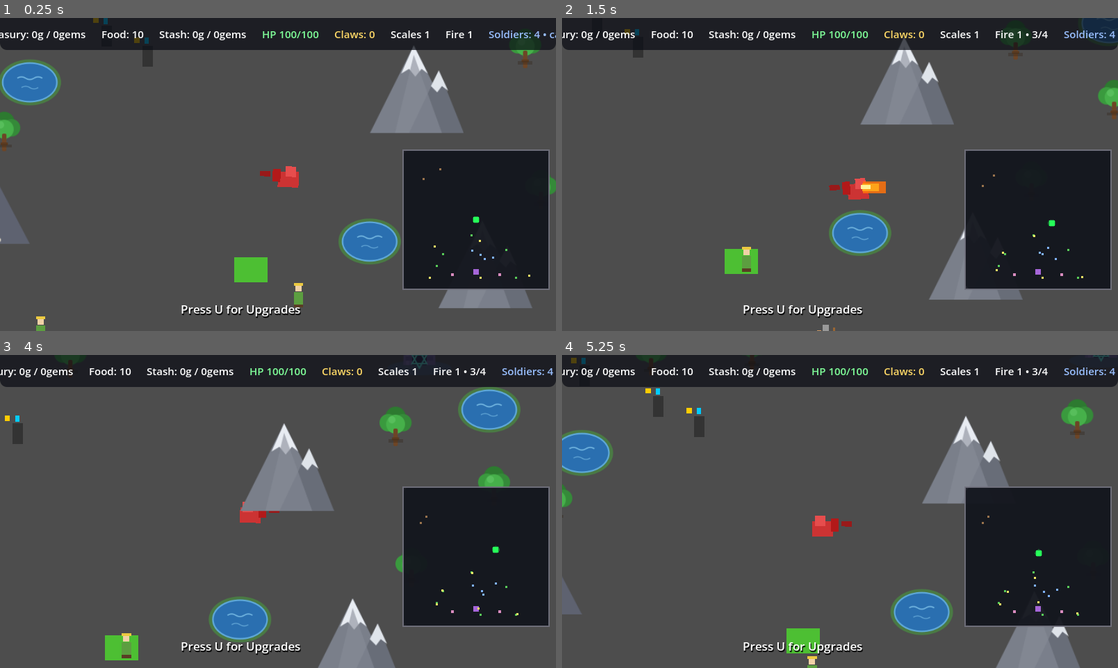
Above: before the commit, frames 1-4 (two rows, left to right).
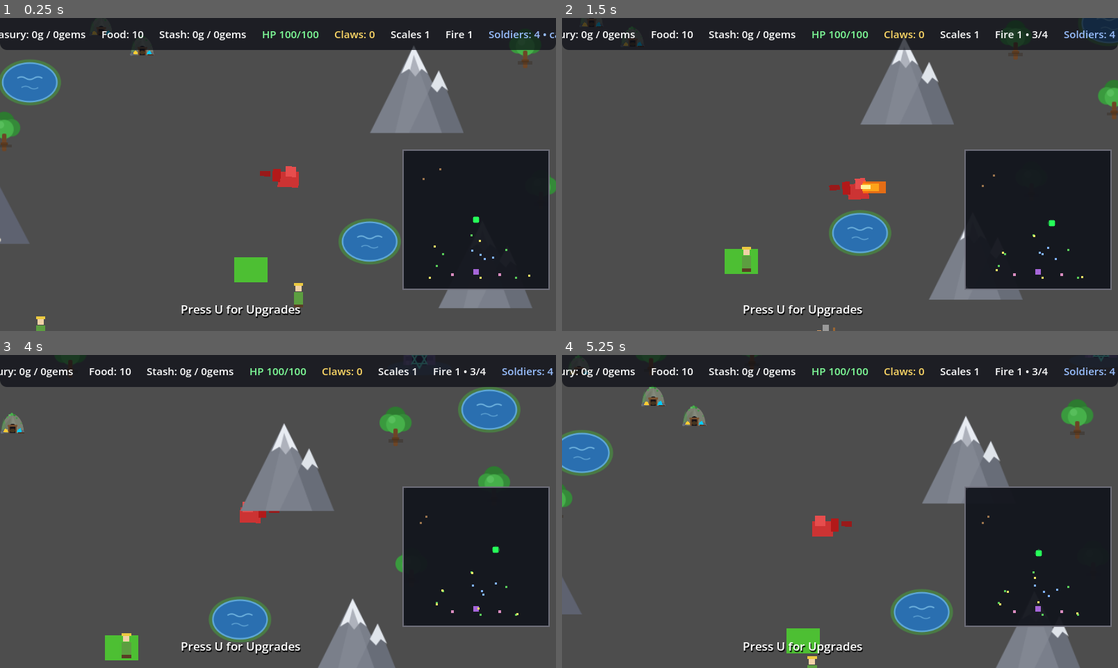
Above: after the commit, the same moments.

Repository: hyperdrive/dragonheart
Game: Godot game, scene res://scenes/main/Main.tscn
The game is run twice, just before and just after one commit, with the same random seed, the same clock (stepped at 60 frames per second) and the same inputs.
Inputs:
- Up to frame 1 (0.25 s): no input
- Up to frame 2 (1.5 s): tap U at 0.5, 1.25 s; hold D (move_right) 0.53-1.28 s; hold E (eat) 0.53-1.28 s; hold S (move_down) from 1.28 s (still down); tap Space (fire) at 1.35 s
- Up to frame 3 (4 s): tap U at 2, 2.75, 3.5 s; release S (move_down) at 2.03 s; hold D (move_right) 2.03-2.78 s; tap 1 at 2.1 s; hold W (move_up) 2.78-3.53 s; tap 2 at 2.85 s; hold A (move_left) from 3.53 s (still down); tap 3 at 3.6 s
- Up to frame 4 (5.25 s): tap U at 4.25 s; tap 4 at 4.35 s; release A (move_left) at 5.03 s; hold S (move_down) from 5.03 s (still down); tap 5 at 5.1 s

The runs differ from the first frame. In frame 1, 0.2% of the frame differs, in the area x 16-28%, y 0-16%; in frame 2, 0.1%; in frame 3, 0.3%; in frame 4, 0.6%, in the area x 1-26%, y 0-27%.

Commit message:
Mine hill redesign + NPC flee wobble + miner pickaxe + flee border clamp
User reports: Mines look terrible (flat gray boxes); miners occasionally
stuck on the map border; wants mining (pickaxe hammering) and fleeing
(wobbly cartoonish run, foot-to-foot hops) animations.

Mine redesign: new assets/sprites/mine.svg — grassy hill dome, timber-
framed entrance arch with warm glow, boulders, spoil heap, mini rail,
palette matched to mountain/lair/tree. Mine.tscn rebuilt around a Hill
Sprite2D; the script-controlled Gold/Gems toggles became ore piles
flanking the arch (node names load-bearing, Mine.gd untouched).
Gotcha fixed on the way: free-text ## prose inside a .tscn corrupts node
parsing (silent subtree renaming) — Godot scene comments are ';'.

Flee animation (BaseNPC, all types): code-driven cartoon run on the
Sprite container — 9Hz foot-to-foot hop (±4.5px), ±0.18rad lean wobble,
squash on landings (scale.y −12%), instant reset to rest pose when not
fleeing. No spritesheet rig needed; composites mirror cleanly with the
existing facing flip.

Mining animation (Miner): during the 'mine' WORKING phase the Pick
ColorRect hammers — pivot at the handle top, raise→slam arc −62°→+12°
at 2.2Hz, warm modulate flash at the bottom of each slam, small body
dip; clean reset when not working.

Flee border clamp: the escape vector in check_danger now routes through
WorldManager.clamp_into_playfield() — a runner pressed toward the
boundary gets a slide-along-the-wall target instead of a pin-point into
the walls (the 'stuck on the border' face). BehaviorTree's world ref is
deliberately UNTYPED: a typed field there creates the WorldManager→
Miner.tscn→Miner.gd preload cycle and breaks compilation (caught by
check-only probes).

Probes: 8 mines carry Hill + visible ore piles; pick swings during WORKING
and resets; wobble engages ≤240 frames of flee and resets exactly to rest;
flee target clamps at ±708 with a cornered dragon-pressed farmer.
4800-frame regression: 0 script errors, economy flowed. Rendered
screenshot review: mine cluster reads as a hill range. GAME-SPEC §11
presentation notes + gotchas updated.

Diff:
--- /dev/null
+++ b/assets/sprites/mine.svg
@@ -0,0 +1,36 @@
+<svg xmlns="http://www.w3.org/2000/svg" width="64" height="64" viewBox="0 0 64 64">
+  <!-- Dragonheart mine: grassy hill with timber-framed entrance.
+       Palette matches mountain.svg / lair.svg / tree.svg (flat polygons;
+       rock grays #7a7f8a family, moss greens #3a9a3e family, timber
+       #6d4526/#7a5230, warm gold glow #ffb638). -->
+  <!-- hill dome -->
+  <path d="M2 62 C 2 34, 16 12, 32 12 C 48 12, 62 34, 62 62 Z" fill="#7a8071"/>
+  <!-- rocky facets -->
+  <path d="M32 16 L 50 62 L 26 62 Z" fill="#8a9082" opacity="0.55"/>
+  <path d="M12 40 C 18 30, 22 26, 28 22 L 20 62 L 8 62 Z" fill="#6a705f" opacity="0.5"/>
+  <!-- moss ridge -->
+  <path d="M2 62 C 2 44, 4 30, 9 22 C 16 40, 12 52, 8 62 Z" fill="#3a9a3e" opacity="0.35"/>
+  <circle cx="30" cy="12" r="4" fill="#46b04a"/>
+  <circle cx="24" cy="14" r="3" fill="#5ec563" opacity="0.85"/>
+  <circle cx="37" cy="14" r="3" fill="#358a39"/>
+  <circle cx="18" cy="20" r="2.5" fill="#46b04a" opacity="0.8"/>
+  <circle cx="43" cy="22" r="2.5" fill="#3a9a3e" opacity="0.85"/>
+  <circle cx="10" cy="34" r="2" fill="#46b04a" opacity="0.6"/>
+  <circle cx="55" cy="36" r="2" fill="#3a9a3e" opacity="0.6"/>
+  <!-- boulders at the base -->
+  <circle cx="7" cy="58" r="5" fill="#5e6470"/>
+  <circle cx="3" cy="60" r="3.5" fill="#686d78"/>
+  <circle cx="57" cy="58" r="4.5" fill="#5e6470"/>
+  <circle cx="61" cy="60" r="3" fill="#686d78"/>
+  <!-- timber-framed entrance arch -->
+  <path d="M23 62 v-16 a9 9 0 0 1 18 0 v16 z" fill="#171419"/>
+  <ellipse cx="32" cy="55" rx="7" ry="5" fill="#ffb638" opacity="0.2"/>
+  <rect x="21" y="42" width="4" height="20" fill="#6d4526"/>
+  <rect x="39" y="42" width="4" height="20" fill="#6d4526"/>
+  <rect x="19" y="40" width="26" height="5" rx="1" fill="#7a5230"/>
+  <!-- spoil heap + cart rail from the entrance -->
+  <path d="M46 62 L 50 54 L 54 62 Z" fill="#686d78"/>
+  <rect x="46" y="60" width="17" height="2.5" fill="#4a3626"/>
+  <rect x="48" y="59" width="2.5" height="4" fill="#5a3a20"/>
+  <rect x="55" y="59" width="2.5" height="4" fill="#5a3a20"/>
+</svg>
--- a/scenes/objects/Mine.tscn
+++ b/scenes/objects/Mine.tscn
@@ -1,6 +1,7 @@
-[gd_scene load_steps=2 format=3 uid="uid://d4x9c2e1n7f8g"]
+[gd_scene load_steps=4 format=3 uid="uid://d4x9c2e1n7f8g"]
 
 [ext_resource type="Script" path="res://scripts/objects/Mine.gd" id="1_q8w3p"]
+[ext_resource type="Texture2D" path="res://assets/sprites/mine.svg" id="2_hill_tex"]
 
 [sub_resource type="RectangleShape2D" id="1_mine_shape"]
 size = Vector2(30, 20)
@@ -25,7 +26,7 @@
 collision_mask = 2
 
 [node name="GoldCollision" type="CollisionShape2D" parent="GoldArea"]
-position = Vector2(-15, -35)
+position = Vector2(-13, -6)
 shape = SubResource("2_gold_shape")
 
 [node name="GemArea" type="Area2D" parent="."]
@@ -33,26 +34,22 @@
 collision_mask = 2
 
 [node name="GemCollision" type="CollisionShape2D" parent="GemArea"]
-position = Vector2(5, -35)
+position = Vector2(13, -6)
 shape = SubResource("3_gem_shape")
 
 [node name="Sprite" type="Node2D" parent="."]
 
-[node name="Entrance" type="ColorRect" parent="Sprite"]
-size = Vector2(30, 20)
-color = Color(0.3, 0.3, 0.3, 1.0)
+[node name="Hill" type="Sprite2D" parent="Sprite"]
+position = Vector2(0, -23)
+scale = Vector2(0.72, 0.72)
+texture = ExtResource("2_hill_tex")
 
-[node name="Shaft" type="ColorRect" parent="Sprite"]
-position = Vector2(0, -20)
-size = Vector2(20, 40)
-color = Color(0.2, 0.2, 0.2, 1.0)
+[node name="Gold" type="Polygon2D" parent="Sprite"]
+position = Vector2(-13, -6)
+color = Color(1, 0.8, 0.2, 1)
+polygon = PackedVector2Array(-5, 3, 5, 3, 3, -2, 0, -4, -3, -2)
 
-[node name="Gold" type="ColorRect" parent="Sprite"]
-position = Vector2(-15, -35)
-size = Vector2(10, 10)
-color = Color(1.0, 0.8, 0.0, 1.0)
-
-[node name="Gems" type="ColorRect" parent="Sprite"]
-position = Vector2(5, -35)
-size = Vector2(8, 12)
-color = Color(0.0, 0.8, 1.0, 1.0)
+[node name="Gems" type="Polygon2D" parent="Sprite"]
+position = Vector2(13, -6)
+color = Color(0, 0.8, 1, 1)
+polygon = PackedVector2Array(-5, 3, -2, -3, 2, -5, 5, 3)
--- a/scripts/main/WorldManager.gd
+++ b/scripts/main/WorldManager.gd
@@ -477,6 +477,15 @@
 		else spot
 
 
+## PUBLIC playfield clamp (2026-11-09): flee targets use it so an NPC pushed
+## toward the boundary keeps a slide-along-the-wall target instead of a pin-
+## point into the walls (the neighboring body keeps the pressure and the
+## runner wedges — "miners stuck on the border"). Same interior band as all
+## placement, padded by the caller's own radius.
+func clamp_into_playfield(pos: Vector2, self_radius := 0.0) -> Vector2:
+	return _clamp_to_interior(pos, self_radius)
+
+
 # --- spawn plumbing ---------------------------------------------------------
 
 ## Position rules: anchor INF → random on the map; spread 0 → anchor exact
--- a/scripts/npcs/BaseNPC.gd
+++ b/scripts/npcs/BaseNPC.gd
@@ -57,6 +57,14 @@
 ## left/right representation — composites mirror cleanly, see _apply_facing).
 var facing: int = 1
 
+## Flee wobble (2026-11-09): code-driven cartoon run on the Sprite container.
+const FLEE_BOUNCE_HZ := 9.0
+const FLEE_WOBBLE_RAD := 0.18
+const FLEE_HOP_PX := 4.5
+var _flee_phase := 0.0
+var _flee_animating := false
+var _sprite_home := Vector2.ZERO
+
 ## Burning status (see catch_fire). Guarded re-entry; killed behavior tree.
 var _burning_left: float = 0.0
 var _burn_move_timer: float = 0.0
@@ -68,6 +76,7 @@
 func _ready() -> void:
 	# sync health — subclasses MUST set max_health before calling super._ready()
 	health = max_health
+	_sprite_home = sprite.position if sprite != null else Vector2.ZERO
 	home_position = global_position
 	town_position = global_position + Vector2(0, 200)
 	mine_position = global_position + Vector2(0, -200)
@@ -87,6 +96,33 @@
 		return
 	if is_alive and behavior_tree != null:
 		behavior_tree.tick(delta)
+	_animate_flee(delta)
+
+# --- flee wobble (2026-11-09) -------------------------------------------------
+
+## Code-driven cartoon run (no spritesheet rig): while FLEEING with actual
+## velocity, the whole Sprite container hops foot-to-foot (alternating
+## bounce), leans into a wobble, and squashes on each landing. Defaults
+## back to rest pose the frame it's not fleeing. All NPCs inherit it.
+func _animate_flee(delta: float) -> void:
+	if sprite == null:
+		return
+	var running: bool = is_alive and _burning_left <= 0.0 \
+		and behavior_tree != null \
+		and behavior_tree.state == BehaviorTree.State.FLEEING \
+		and velocity.length() > 5.0
+	if running:
+		_flee_animating = true
+		_flee_phase += delta * TAU * FLEE_BOUNCE_HZ
+		sprite.position = _sprite_home + Vector2(0.0,
+			-absf(sin(_flee_phase)) * FLEE_HOP_PX)
+		sprite.rotation = sin(_flee_phase * 0.5) * FLEE_WOBBLE_RAD
+		sprite.scale.y = 1.0 - 0.12 * maxf(0.0, cos(_flee_phase))
+	elif _flee_animating:
+		_flee_animating = false
+		sprite.rotation = 0.0
+		sprite.position = _sprite_home
+		sprite.scale.y = 1.0
 
 # --- ablaze status -----------------------------------------------------------
 
--- a/scripts/npcs/BehaviorTree.gd
+++ b/scripts/npcs/BehaviorTree.gd
@@ -136,6 +136,20 @@
 
 # --- StuckMonitor bridges (world supervision, decision 2026-11-09) -----------
 
+## Lazy world cache for target clamping (playfield band), set once.
+## Deliberately UNTYPED: a WorldManager annotation here would add a compile
+## edge BehaviorTree→WorldManager and break the WorldManager→Miner.tscn→
+## Miner.gd preload cycle (ext_resource "non-existent" parse error).
+var _world_cache = null
+var _world_cache_checked := false
+
+func _cached_world():
+	if not _world_cache_checked:
+		_world_cache_checked = true
+		_world_cache = get_tree() \
+			.get_first_node_in_group("world_manager")
+	return _world_cache
+
 ## World-level watchdog: force the tangent-hop detour without waiting for
 ## the tree's own stuck window (same math, superseding trigger).
 func force_detour() -> void:
@@ -189,7 +203,14 @@
 		if dist < npc.danger_radius:
 			# Refresh the escape vector while still too close.
 			var away := (npc.global_position - dragon.global_position).normalized()
-			npc.flee_target = npc.global_position + away * npc.safe_radius
+			var target := npc.global_position + away * npc.safe_radius
+			# Border fix (2026-11-09): clamp the escape inside the playfield
+			# band so the runner slides along boundary walls instead of
+			# pinning into them while the dragon keeps up the pressure.
+			var world: Variant = _cached_world()
+			if world != null:
+				target = world.clamp_into_playfield(target, 12.0)
+			npc.flee_target = target
 	var flee_speed := npc.speed * npc.flee_speed_multiplier
 	# Detour hop takes precedence over the raw escape vector.
 	var flee_direction_target := npc.flee_target
--- a/scripts/npcs/Miner.gd
+++ b/scripts/npcs/Miner.gd
@@ -25,6 +25,16 @@
 var can_mine: bool = true
 var mining_cooldown: float = 0.0
 
+## Mining swing (2026-11-09): code-driven hammering on the Pick ColorRect.
+## Pivot is the top of the handle (overhead grip); the swing raises the pick
+## then slams it down, flashing warm on impact, with a little body dip.
+const PICK_SWING_HZ := 2.2
+const PICK_RAISED_DEG := -62.0
+const PICK_SLAMMED_DEG := 12.0
+var _pick_swing_phase := 0.0
+var _pick_animating := false
+var _pick: ColorRect
+
 @onready var cart: Node2D = $Cart
 
 func _physics_process(delta: float) -> void:
@@ -32,8 +42,38 @@
 	if mining_cooldown > 0.0:
 		mining_cooldown -= delta
 	super._physics_process(delta)
+	_animate_mining(delta)
 	_push_cart()
 	_check_dragon_drop()
+
+# --- mining hammering (2026-11-09) --------------------------------------------
+
+func _animate_mining(delta: float) -> void:
+	if _pick == null:
+		return
+	var working: bool = is_alive and _burning_left <= 0.0 \
+		and behavior_tree != null \
+		and behavior_tree.state == BehaviorTree.State.WORKING \
+		and behavior_tree.current_activity != null \
+		and str(behavior_tree.current_activity.id) == "mine"
+	if working:
+		_pick_animating = true
+		_pick_swing_phase += delta * TAU * PICK_SWING_HZ
+		# 0 = fully raised (overswing), 1 = slammed into the seam.
+		var t := 0.5 + 0.5 * sin(_pick_swing_phase - PI / 2.0)
+		_pick.pivot_offset = Vector2(2.0, 1.0)
+		_pick.rotation_degrees = lerpf(PICK_RAISED_DEG, PICK_SLAMMED_DEG, t)
+		# the little body dip into every hit keeps the whole figure alive
+		sprite.position = _sprite_home + Vector2(
+			0.0, 2.0 * maxf(0.0, sin(_pick_swing_phase)))
+		# impact flash: the pick glints warm at the bottom of each slam
+		var slam := t > 0.82
+		_pick.modulate = Color(1.0, 0.85, 0.55) if slam else Color.WHITE
+	elif _pick_animating:
+		_pick_animating = false
+		_pick.rotation_degrees = 0.0
+		_pick.modulate = Color.WHITE
+		sprite.position = _sprite_home
 
 
 ## The claws arriving under the dropper's nose (not the flee trigger at 180)
@@ -58,6 +98,7 @@
 	flee_speed_multiplier = 1.3
 
 	super._ready()
+	_pick = get_node_or_null("Sprite/Pick") as ColorRect
 
 	# Cart visibility tracks the payload slot (shown while gold/gems aboard).
 	cart.visible = payload_amount > 0
Not shown, added: assets/sprites/mine.svg.import
Not shown, changed: docs/GAME-SPEC.md
Not shown, added: docs/decisions/2026-11-09-mine-visuals-and-npc-animations.md
